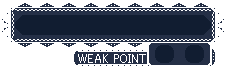
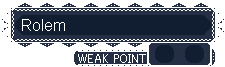
Before/after of a 225 × 67 layered artwork. What changed in the layer stack:
renamed "Pasted Layer" to "Rolem", showed it, moved it above "BG", painted on it over <box>22,19,65,31</box>
